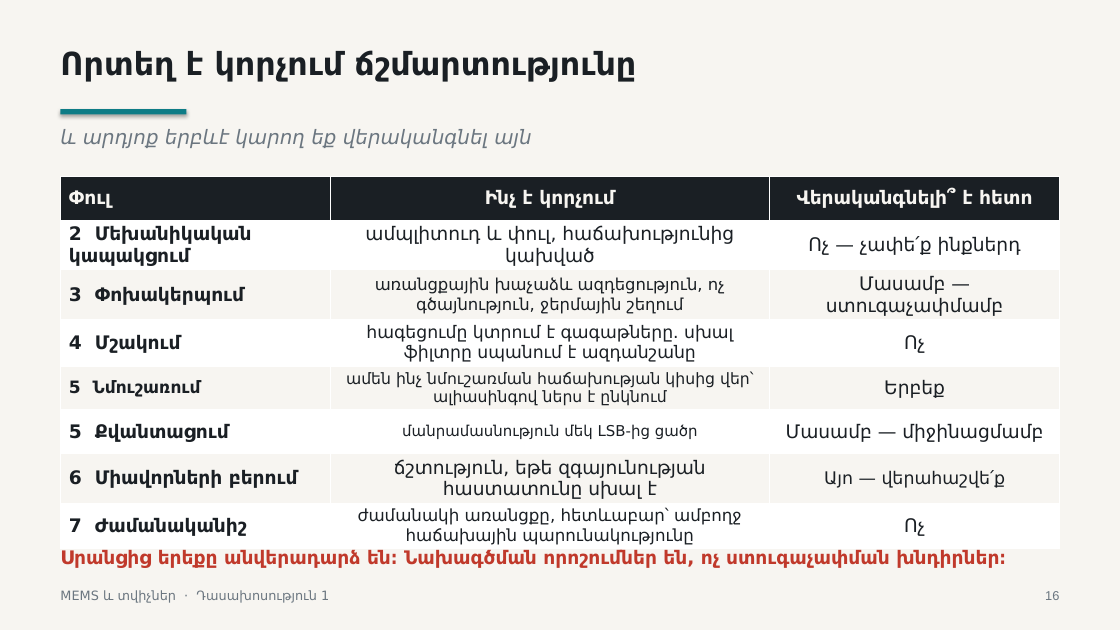
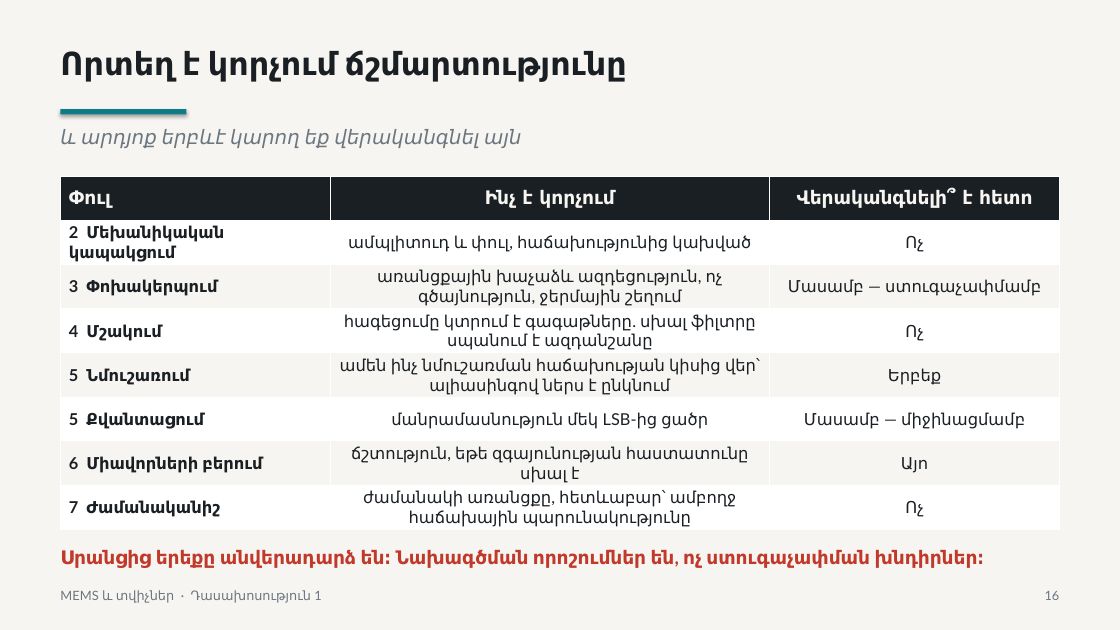
Before and after one commit to Vhovh99/mems-and-sensors-subject, a slide deck: slide 16 of lectures/lecture-01/output/L1-MEMS-measurement-system-architecture-HY.pptx. Drawn at 1120x630 pixels with LibreOffice and Linux fonts; fonts in the diff are those of the drawing. Boxes give left, top, right and bottom in pixels: in the first picture for what was removed or moved away, otherwise in the second. Text is boxed around its words. In the diff, an @@ line names an element or a change of style, - is before the commit and + after.

```diff
--- a/lectures/lecture-01/output/L1-MEMS-measurement-system-architecture-HY.pptx
+++ b/lectures/lecture-01/output/L1-MEMS-measurement-system-architecture-HY.pptx
@@ font DejaVu Sans to Lato in 4 elements at [60,549,985,568], [60,129,521,148], [60,590,321,603], [60,50,627,82] @@
@@ table at [60,176,1060,531] @@
-row 2, column 3: Ոչ — չափե՛ք ինքներդ
+row 2, column 3: Ոչ
-row 7, column 3: Այո — վերահաշվե՛ք
+row 7, column 3: Այո
@@ size 16 to 14 pt in "2 Մեխանիկական կապակցում", "ամպլիտուդ և փուլ, հաճախությունից կախված", "3 Փոխակերպում", "Մասամբ — ստուգաչափմամբ" and 9 more places @@
@@ font DejaVu Sans to Lato @@
@@ size 14.1 to 14 pt in "առանցքային խաչաձև ազդեցություն, ոչ գծայնություն, ջերմային շե ..." @@
@@ size 14.8 to 14 pt in "հագեցումը կտրում է գագաթները. սխալ ֆիլտրը սպանում ..." @@
@@ size 14.6 to 14 pt in "5 Նմուշառում" @@
@@ size 13.4 to 14 pt in "ամեն ինչ նմուշառման հաճախության կիսից վեր՝ ալիասինգով ..." @@
@@ size 12.8 to 14 pt in "մանրամասնություն մեկ LSB-ից ցածր" @@
@@ size 14.3 to 14 pt in "ժամանակի առանցքը, հետևաբար՝ ամբողջ հաճախային պարունակություն ..." @@
@@ text "16" at [1045,591,1060,600]: font Arial to Lato @@
```
Also in this commit, not shown: 38 other slides changed, 6 slides removed.
